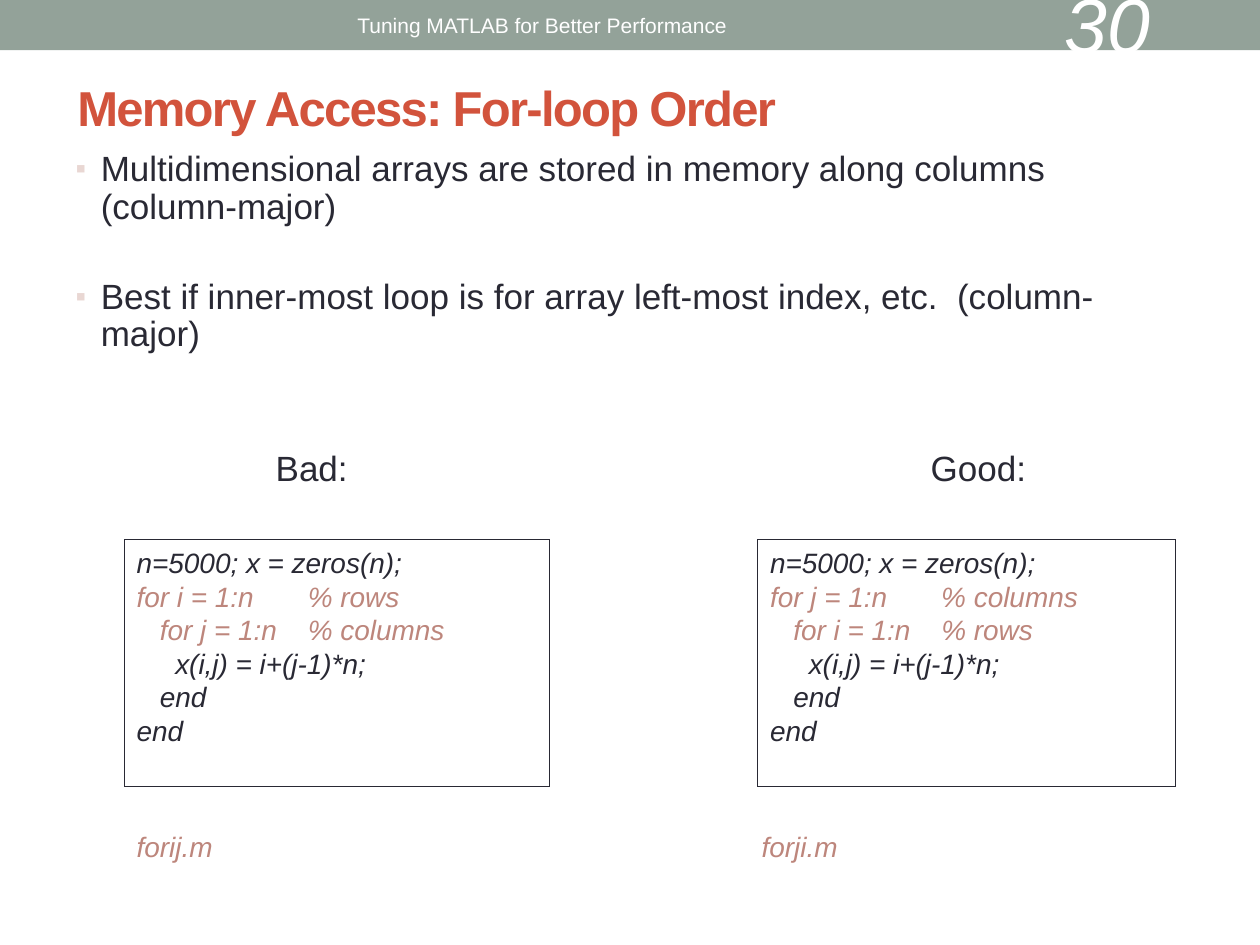
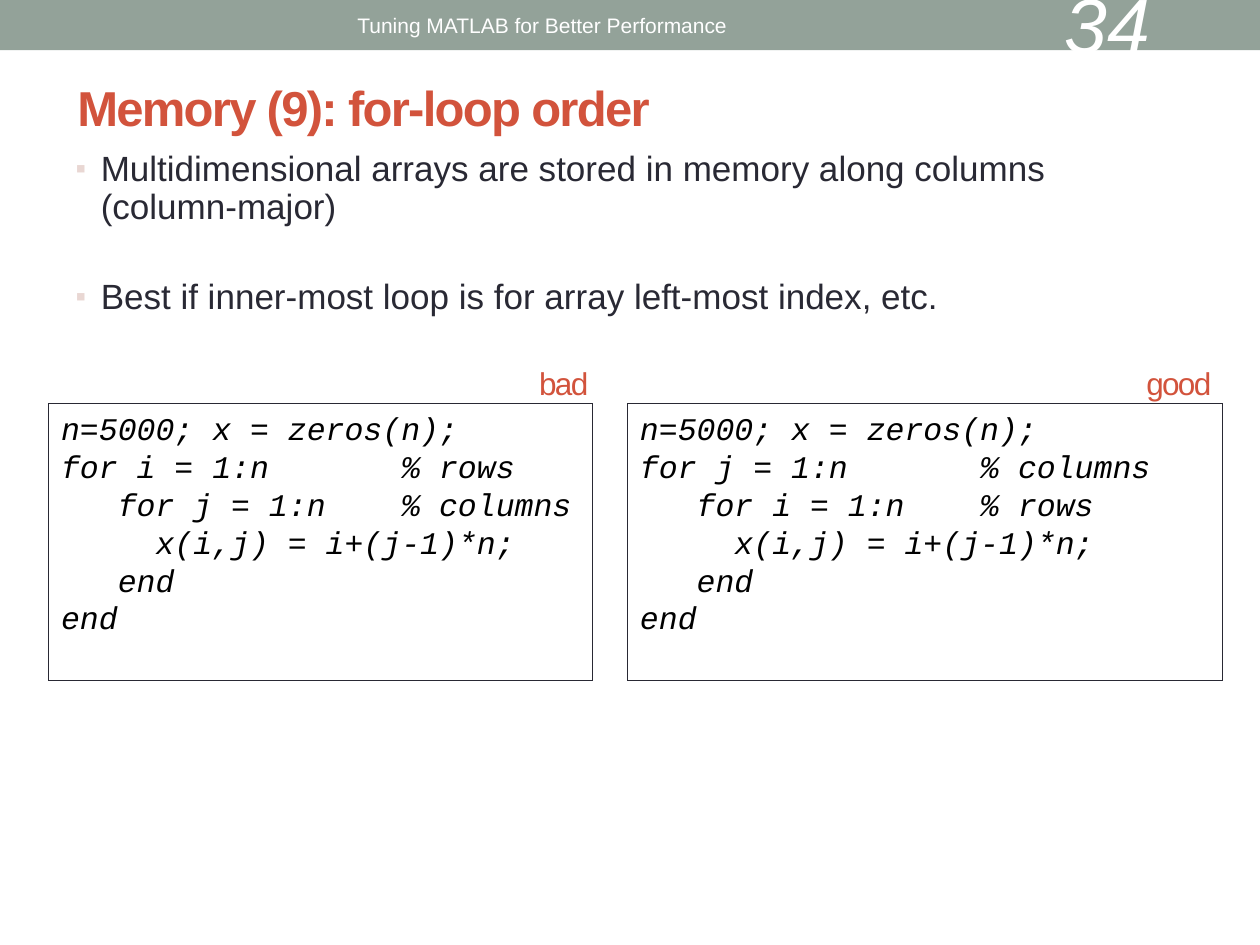
Before and after one commit to keithfma/bu_tutorial_matlab_performance, a slide deck: slide 34 of slides.odp (slide 30 before the commit). Drawn at 1260x945 pixels with LibreOffice and Linux fonts; fonts in the diff are those of the drawing. Boxes give left, top, right and bottom in pixels: in the first picture for what was removed or moved away, otherwise in the second. Text is boxed around its words. In the diff, an @@ line names an element or a change of style, - is before the commit and + after.

```diff
--- a/slides.odp
+++ b/slides.odp
@@ page number at (x1=1064, y1=0, x2=1150, y2=68): text changed @@
-30
+34
@@ title at (x1=77, y1=90, x2=649, y2=136): text changed @@
-Memory Access: For-loop Order
+Memory (9): for-loop order
@@ text at (x1=101, y1=283, x2=937, y2=315): text changed @@
-▪ Best if inner-most loop is for array left-most index, etc. (column-major)
-Bad: Good:
+▪ Best if inner-most loop is for array left-most index, etc.
@@ text added at (x1=539, y1=372, x2=588, y2=396), 18 pt, text #D2533C @@
+bad
@@ text added at (x1=1146, y1=372, x2=1211, y2=401), 18 pt, text #D2533C @@
+good
@@ rectangle "n=5000; x = zeros(n);" resized from (x1=125, y1=539, x2=549, y2=786) to (x1=49, y1=403, x2=592, y2=680) @@
@@ rectangle "n=5000; x = zeros(n);" at (x1=49, y1=403, x2=592, y2=680): size 16 to 18 pt, font Arial to Courier New; text colour #292934 to #000000 in "n=5000; x = zeros(n);", "x(i,j) = i+(j-1)*n;", "end", "end"; text colour #BD867C to #000000 in "for i = 1:n % rows", "for j = 1:n % columns" @@
@@ rectangle "n=5000; x = zeros(n);" resized from (x1=757, y1=539, x2=1176, y2=786) to (x1=627, y1=403, x2=1222, y2=680) @@
@@ rectangle "n=5000; x = zeros(n);" at (x1=627, y1=403, x2=1222, y2=680): size 16 to 18 pt, font Arial to Courier New; text colour #292934 to #000000 in "n=5000; x = zeros(n);", "x(i,j) = i+(j-1)*n;", "end", "end"; text colour #BD867C to #000000 in "for j = 1:n % columns", "for i = 1:n % rows" @@
@@ text removed at (x1=137, y1=837, x2=838, y2=862) @@
-forij.m forji.m
```
Also in this commit, not shown: 17 other slides changed, 6 slides added, 15 slides removed, 1 other file.
